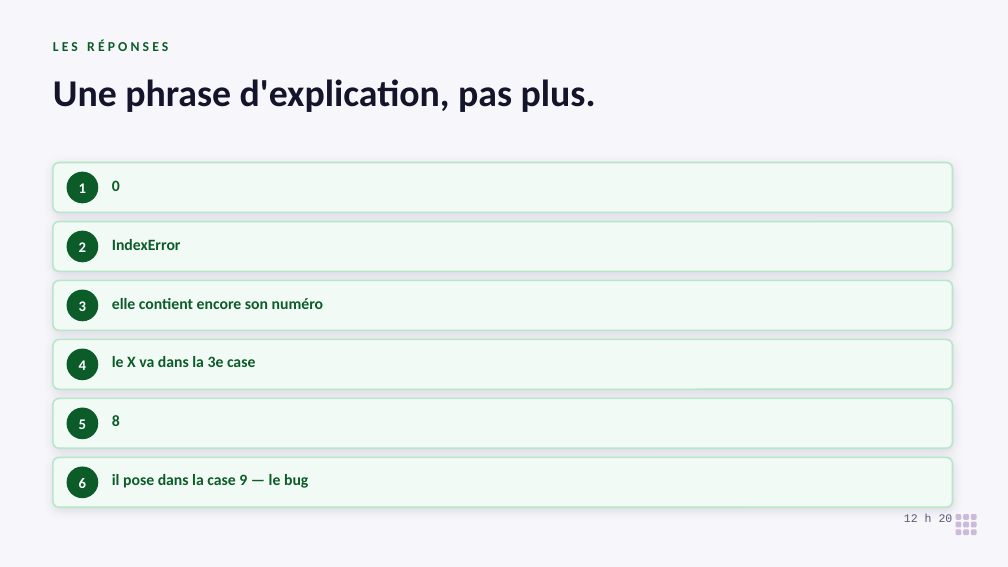
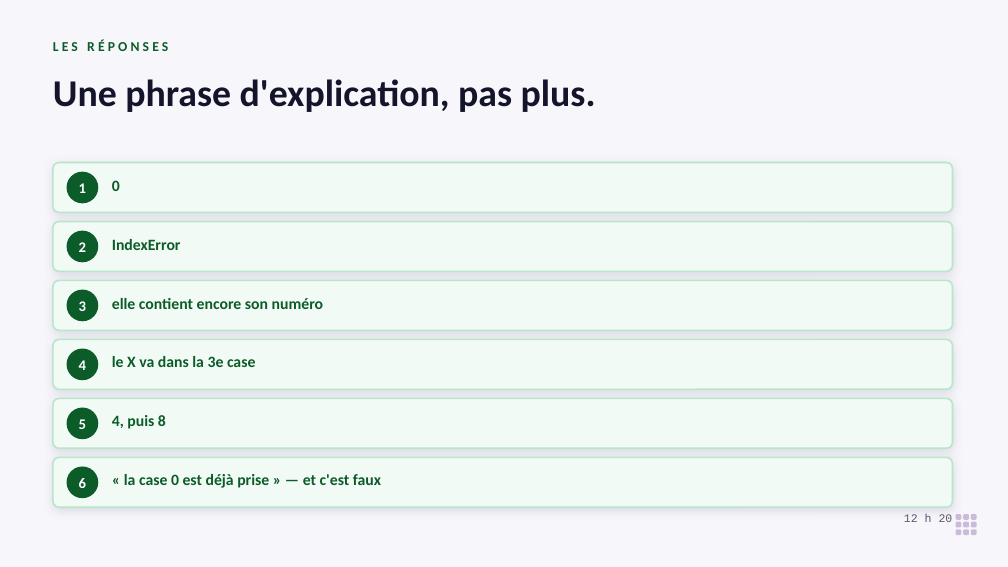
Before and after one commit to koffipierredamien/python-learning, a slide deck: slide 5 of 2-seances/S09-et-ou/a-projeter/seance-9-projection.pptx. Drawn at 1008x567 pixels with LibreOffice and Linux fonts; fonts in the diff are those of the drawing. Boxes give left, top, right and bottom in pixels: in the first picture for what was removed or moved away, otherwise in the second. Text is boxed around its words. In the diff, an @@ line names an element or a change of style, - is before the commit and + after.

```diff
--- a/2-seances/S09-et-ou/a-projeter/seance-9-projection.pptx
+++ b/2-seances/S09-et-ou/a-projeter/seance-9-projection.pptx
@@ text at box(112, 415, 166, 429): text changed @@
-8
+4, puis 8
@@ text at box(124, 474, 381, 488): text changed @@
-il pose dans la case 9 — le bug
+« la case 0 est déjà prise » — et c'est faux
```
Also in this commit, not shown: 3 other slides changed, 54 other files.
